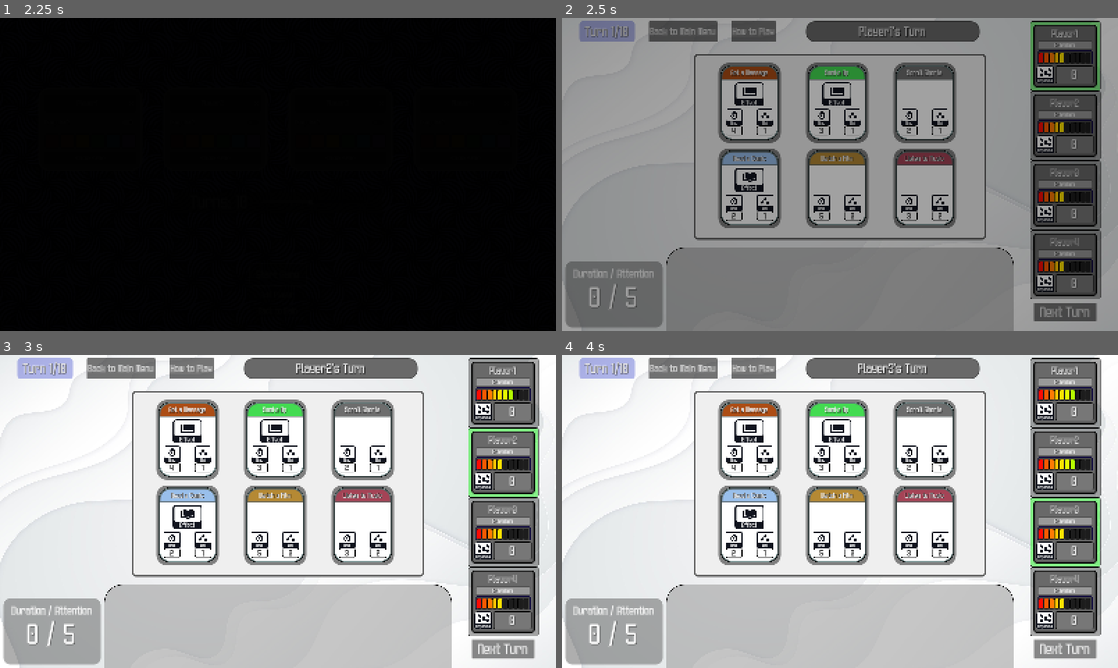
Above: before the commit, frames 1-4 (two rows, left to right).
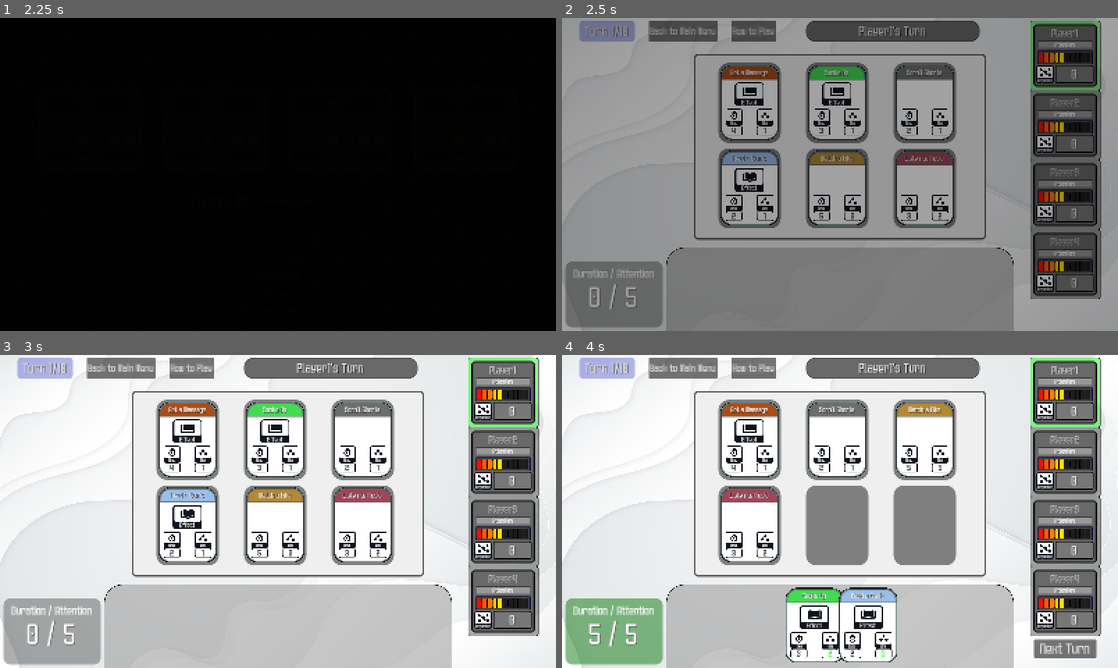
Above: after the commit, the same moments.

Repository: Monowog/Multi-Task-King
Game: Godot game, scene res://Scenes/MainMenu.tscn
Same seed, same stepped clock (60 frames per second), same inputs: the game is played once before the commit and once after it.
Inputs (mouse positions are in pixels of both pictures, inside the frame that each line leads up to):
- Up to frame 1 (2.25 s): click "New Game" at 0.5 s; click (127, 121) at 1.27 s; click "Start Game" at 2 s
- Up to frame 2 (2.5 s): no input
- Up to frame 3 (3 s): click (500, 649) at 2.75 s, where only the run before the commit has a clickable "Next Turn"
- Up to frame 4 (4 s): click (1062, 649) at 3.5 s, where only the run before the commit has a clickable "Next Turn"

Frame 1 is identical in both runs. In frame 2, 1.8% of the frame differs, in the area x 4-97%, y 0-97%; in frame 3, 3.5%; in frame 4, 17%, in the area x 0-97%, y 0-99%.

Commit message:
Added computer opponents

Diff:
--- a/Scenes/PlayerSelect.tscn
+++ b/Scenes/PlayerSelect.tscn
@@ -185,6 +185,7 @@
 text = "Remove Player"
 
 [connection signal="text_changed" from="MarginContainer/StatMargin/Stats/NameInput" to="." method="_on_name_input_text_changed"]
+[connection signal="toggled" from="MarginContainer/StatMargin/Stats/Computer/ComputerOption" to="." method="_on_computer_option_toggled"]
 [connection signal="gui_input" from="MarginContainer/StatMargin/Stats/ColorOptions/ColorOption1" to="." method="_on_color_option_1_gui_input"]
 [connection signal="gui_input" from="MarginContainer/StatMargin/Stats/ColorOptions/ColorOption2" to="." method="_on_color_option_2_gui_input"]
 [connection signal="gui_input" from="MarginContainer/StatMargin/Stats/ColorOptions/ColorOption3" to="." method="_on_color_option_3_gui_input"]
--- a/Scenes/Playspace.tscn
+++ b/Scenes/Playspace.tscn
@@ -266,7 +266,7 @@
 theme_override_constants/margin_bottom = 40
 
 [node name="PlayerSlots" type="VBoxContainer" parent="PlayspaceMargin"]
-custom_minimum_size = Vector2(160, 0)
+custom_minimum_size = Vector2(160, 865)
 layout_mode = 2
 size_flags_horizontal = 8
 theme_override_constants/separation = 0
@@ -436,6 +436,7 @@
 [node name="Spacer" type="MarginContainer" parent="PlayspaceMargin/PlayMargin/TurnTextContainer"]
 custom_minimum_size = Vector2(300, 0)
 layout_mode = 2
+mouse_filter = 2
 
 [node name="TurnTextPanel" type="PanelContainer" parent="PlayspaceMargin/PlayMargin/TurnTextContainer"]
 custom_minimum_size = Vector2(500, 60)
@@ -600,11 +601,6 @@
 texture = ExtResource("9_xkknd")
 expand_mode = 1
 
-[node name="TrashCan" type="Control" parent="."]
-anchors_preset = 0
-offset_right = 40.0
-offset_bottom = 40.0
-
 [connection signal="pressed" from="PlayspaceMargin/PlayerMargin/PlayerController/NextButton" to="." method="_on_next_button_pressed"]
 [connection signal="pressed" from="PlayspaceMargin/Buttons/BackButton" to="." method="_on_back_button_pressed"]
 [connection signal="pressed" from="PlayspaceMargin/Buttons/How to Play" to="." method="_on_how_to_play_pressed"]
--- a/Scripts/action_card.gd
+++ b/Scripts/action_card.gd
@@ -26,7 +26,7 @@
 
 func _on_click_box_gui_input(event: InputEvent) -> void:
 	if event is InputEventMouseButton and event.is_pressed():
-		if event.button_index == MOUSE_BUTTON_LEFT:
+		if event.button_index == MOUSE_BUTTON_LEFT && GlobalData.actionsEnabled:
 			baseDopamine = -1
 			duration = -1
 			cardName = ""
@@ -44,7 +44,7 @@
 
 func _update_action_stats() -> void:
 	if currDopamine > baseDopamine:
-		amiText.add_theme_color_override("font_color", Color.AQUAMARINE)
+		amiText.add_theme_color_override("font_color", Color.GREEN)
 	else:
 		amiText.add_theme_color_override("font_color", Color.BLACK)
 	amiText.text = str(currDopamine)
--- a/Scripts/global_data.gd
+++ b/Scripts/global_data.gd
@@ -4,6 +4,7 @@
 @export var num_turns = 10
 @export var player_names = ["Player1","Player2","Player3","Player4"]
 @export var player_colors : Array[Color]
+@export var computer_players = [false, false, false, false]
 
 @export var sfx_list : Array[AudioStream]
 
@@ -43,6 +44,9 @@
 
 var rng = RandomNumberGenerator.new()
 
+var computerActions : Array[String]
+var actionsEnabled = true
+
 var winners : Array[String]
 var winningScores : Array[int]
 var winningColors : Array[Color]
--- a/Scripts/player_select.gd
+++ b/Scripts/player_select.gd
@@ -1,6 +1,8 @@
 extends Control
 
 @onready var background = $"MarginContainer/BackgroundPanel"
+
+@onready var computerOption = $"MarginContainer/StatMargin/Stats/Computer/ComputerOption"
 
 @onready var colorOption1 = $"MarginContainer/StatMargin/Stats/ColorOptions/ColorOption1"
 @onready var colorOption2 = $"MarginContainer/StatMargin/Stats/ColorOptions/ColorOption2"
@@ -16,6 +18,7 @@
 	$"MarginContainer/StatMargin/Stats/NameInput".text = GlobalData.player_names[self.get_index()]
 	background.add_theme_stylebox_override("panel", new_stylebox)
 	background.get_theme_stylebox("panel").bg_color = GlobalData.player_colors[self.get_index()]
+	computerOption.button_pressed = GlobalData.computer_players[self.get_index()]
 
 func _on_remove_button_pressed() -> void:
 	if GlobalData.num_players > 2:
@@ -56,3 +59,6 @@
 	if event is InputEventMouseButton:
 		GlobalData.player_colors[self.get_index()] = colorOption6.get_theme_stylebox("panel").bg_color
 		background.get_theme_stylebox("panel").bg_color = GlobalData.player_colors[self.get_index()]
+
+func _on_computer_option_toggled(toggled_on: bool) -> void:
+	GlobalData.computer_players[self.get_index()] = computerOption.button_pressed
--- a/Scripts/playspace.gd
+++ b/Scripts/playspace.gd
@@ -6,6 +6,7 @@
 @onready var actionOptions = $"PlayspaceMargin/PlayMargin/PlaymatMargin/ActionMargin/MarginContainer/ActionOptions"
 @onready var hand = $"HandMargin/HandSubmargin/HandCards"
 @onready var turnText = $"PlayspaceMargin/Buttons/TurnPanel/Turn"
+@onready var nextButton = $"PlayspaceMargin/PlayerMargin/PlayerController/NextButton"
 
 #turn text box
 @onready var playerTurnPanel = $"PlayspaceMargin/PlayMargin/TurnTextContainer/TurnTextPanel"
@@ -44,6 +45,8 @@
 	SignalManager.reorder_players.connect(_reorder_players)
 	SignalManager.show_tooltip.connect(_show_tooltip)
 	SignalManager.hide_tooltip.connect(_hide_tooltip)
+
+	GlobalData.actionsEnabled = true
 
 	for cardName in GlobalData.deck_dict: #for each card type
 		for x in range(GlobalData.deck_dict[cardName]): #add x cards of that type to deck
@@ -66,6 +69,12 @@
 	attentionPanel.get_theme_stylebox("panel").bg_color = attentionColors[0]
 	update_player_turn_text(GlobalData.player_names[0], GlobalData.player_colors[0])
 
+	if GlobalData.computer_players[0]:
+		nextButton.visible = false
+		computer_turn()
+		await SignalManager.computer_turn_over
+		nextButton.visible = true
+
 func swap_cards(index1 : int, index2 : int):
 	var temp = deckList[index1]
 	deckList[index1] = deckList[index2]
@@ -87,6 +96,9 @@
 	return topCard
 
 func _on_next_button_pressed() -> void:
+	next_player()
+
+func next_player():
 	if currentDuration > playerAttentions[playerOrder[activePlayer]]: #not enough attention
 		SignalManager.play_action_noise.emit(7)
 	else:
@@ -94,7 +106,7 @@
 		attentionPanel.get_theme_stylebox("panel").bg_color = attentionColors[0]
 
 		playerScores[playerOrder[activePlayer]] += get_total_dopamine() #add points to total
-		if cardsTaken == 0 && playerAttentions[playerOrder[activePlayer]] <= 4: #bonus for skipping turn with low attn
+		if cardsTaken == 0 && playerAttentions[playerOrder[activePlayer]] <= 4: #bonus for skipping turn with low attention
 			playerAttentions[playerOrder[activePlayer]] += 3
 		else:
 			playerAttentions[playerOrder[activePlayer]] += 2 - cardsTaken
@@ -107,6 +119,7 @@
 		cardsTaken = 0 #Reset player variables
 		currentDuration = 0
 		currentDopamine = 0
+		GlobalData.actionsEnabled = true
 
 		if activePlayer < GlobalData.num_players - 1: #next player
 			activePlayer += 1
@@ -131,8 +144,13 @@
 			card.queue_free()
 
 		update_player_turn_text(GlobalData.player_names[playerOrder[activePlayer]], GlobalData.player_colors[playerOrder[activePlayer]])
-		attentionText.text = str(currentDuration) + " / " + str(playerAttentions[playerOrder[activePlayer]])
-
+		update_attention_text()
+
+		if GlobalData.computer_players[playerOrder[activePlayer]]:
+			nextButton.visible = false
+			computer_turn()
+			await SignalManager.computer_turn_over
+			nextButton.visible = true
 
 func get_first_player() -> int:
 	var first = playerScores.min()
@@ -157,31 +175,37 @@
 func _on_action_clicked(action: Node, actionName: String, duration: int, dopamine: int):
 	if action.get_parent().name == "ActionOptions": #add to hand
 		cardsTaken += 1
-		currentDuration += duration
-
-		if currentDuration > playerAttentions[playerOrder[activePlayer]]:
-			attentionPanel.get_theme_stylebox("panel").bg_color = attentionColors[1]
-		elif currentDuration == playerAttentions[playerOrder[activePlayer]]:
-			attentionPanel.get_theme_stylebox("panel").bg_color = attentionColors[2]
-		attentionText.text = str(currentDuration) + " / " + str(playerAttentions[playerOrder[activePlayer]])
-
-		var newCard = GlobalData.card_list[actionName].instantiate()
-		hand.add_child(newCard)
+
+		add_to_hand(actionName)
+		update_attention_text()
 
 	elif action.get_parent().name == "HandCards": #add to action options
 		cardsTaken -= 1
 		currentDuration -= duration
 
-		if currentDuration < playerAttentions[playerOrder[activePlayer]]:
-			attentionPanel.get_theme_stylebox("panel").bg_color = attentionColors[0]
-		elif currentDuration == playerAttentions[playerOrder[activePlayer]]:
-			attentionPanel.get_theme_stylebox("panel").bg_color = attentionColors[2]
-		attentionText.text = str(currentDuration) + " / " + str(playerAttentions[playerOrder[activePlayer]])
-		var newCard = GlobalData.card_list[actionName].instantiate()
-		actionOptions.add_child(newCard)
+		update_attention_text()
+		add_to_options(actionName)
 
 	update_actions()
 	SignalManager.play_action_noise.emit(cardsTaken)
+
+func add_to_hand(actionName: String):
+	var newCard = GlobalData.card_list[actionName].instantiate()
+	hand.add_child(newCard)
+	currentDuration += newCard.duration
+
+func add_to_options(actionName: String):
+	var newCard = GlobalData.card_list[actionName].instantiate()
+	actionOptions.add_child(newCard)
+
+func update_attention_text():
+	if currentDuration < playerAttentions[playerOrder[activePlayer]]:
+		attentionPanel.get_theme_stylebox("panel").bg_color = attentionColors[0]
+	elif currentDuration > playerAttentions[playerOrder[activePlayer]]:
+		attentionPanel.get_theme_stylebox("panel").bg_color = attentionColors[1]
+	elif currentDuration == playerAttentions[playerOrder[activePlayer]]:
+		attentionPanel.get_theme_stylebox("panel").bg_color = attentionColors[2]
+	attentionText.text = str(currentDuration) + " / " + str(playerAttentions[playerOrder[activePlayer]])
 
 func _show_tooltip(cardName: String, effect: String, background: Color, isAction: bool, duration: int, baseDopamine: int):
 	tooltipName.text = cardName
@@ -237,3 +261,120 @@
 	for card in hand.get_children():
 		currentDopamine += card.currDopamine
 	return currentDopamine
+
+func computer_turn() -> void:
+	GlobalData.actionsEnabled = false
+
+	await get_tree().create_timer(0.7).timeout
+
+	var playstyle : String
+
+	if GlobalData.num_turns - currTurn < 2:
+		playstyle = "aggressive"
+	elif playerAttentions[playerOrder[activePlayer]] < 5:
+		playstyle = "passTurn"
+	else:
+		var patientChance = 10 + (float(GlobalData.num_turns-currTurn)/GlobalData.num_turns) * 40
+		if GlobalData.rng.randf()*100 < patientChance:
+			playstyle = "patient"
+		else:
+			playstyle = "aggressive"
+
+	var choices = find_choices(playstyle)
+
+	for choice in choices:
+		await get_tree().create_timer(0.40).timeout
+		remove_from_options(choice)
+		add_to_hand(choice)
+		cardsTaken += 1
+		SignalManager.play_action_noise.emit(cardsTaken)
+		update_attention_text()
+
+	update_actions()
+	SignalManager.computer_turn_over.emit()
+
+func find_choices(playstyle: String) -> Array[String]:
+	var choices: Array[String] = []
+	match playstyle:
+		"aggressive":
+			var max = 0
+			for subset in get_all_subsets([0,1,2,3,4,5]):
+				if max < evaluate(subset):
+					max = evaluate(subset)
+					choices.clear()
+					for x in subset:
+						choices.append(actionOptions.get_child(x).cardName)
+				elif max == evaluate(subset) && subset.size() < choices.size():
+					choices.clear()
+					for x in subset:
+						choices.append(actionOptions.get_child(x).cardName)
+		"patient":
+			var maxDuration = 0
+			for card in actionOptions.get_children():
+				if card.duration > maxDuration && card.duration <= playerAttentions[playerOrder[activePlayer]]:
+					maxDuration = card.duration
+					choices.clear()
+					choices.append(card.card_data.cardName)
+		"passTurn":
+			pass
+		_:
+			pass
+
+	return choices
+
+func evaluate(subset: Array) -> int:
+	var totalDopamine = 0
+	var totalDuration = 0
+
+	for x in subset: #check if viable subset
+		totalDuration += actionOptions.get_child(x).card_data.duration
+
+	if totalDuration > playerAttentions[playerOrder[activePlayer]]: #not enough attention
+		return -1
+
+	for x in subset: #add dopamine and modifiers
+		totalDopamine += actionOptions.get_child(x).card_data.baseDopamine
+		match actionOptions.get_child(x).cardName:
+			"Smoke Up":
+				totalDopamine += subset.size()-1
+			"Read a Comic":
+				if activePlayer == 0:
+					totalDopamine += 2
+			"Daydream":
+				var mod = -1
+				for y in subset:
+					if actionOptions.get_child(y).duration <= 3:
+						mod += 1
+				totalDopamine += mod
+			_:
+				pass
+
+	for x in subset: #apply multipliers
+		match actionOptions.get_child(x).cardName:
+			"Get a Massage":
+				totalDopamine *= 2
+			_:
+				pass
+
+	return totalDopamine
+
+
+func get_all_subsets(items: Array[int]) -> Array[Array]:
+	var all_subsets: Array[Array] = []
+	var n: int = items.size()
+	# Total combinations are 2^n. Iterate through all possible binary numbers
+	# from 0 to 2^n - 1. Each number represents a combination.
+	for i in range(1 << n):
+		var current_subset: Array = []
+		for j in range(n):
+			# Check if the j-th bit is set in the current number 'i'
+			if (i >> j) & 1:
+				current_subset.append(items[j])
+		all_subsets.append(current_subset)
+	return all_subsets
+
+func remove_from_options(actionName: String):
+	for card in actionOptions.get_children():
+		if card.card_data.cardName == actionName:
+			card.queue_free()
+			return
--- a/Scripts/signal_manager.gd
+++ b/Scripts/signal_manager.gd
@@ -21,6 +21,11 @@
 signal update_player_slot(activeIndex: int)
 signal update_attention(activeIndex: int, attention: int)
 
+#Computer Signals
+signal disable_actions()
+signal enable_actions()
+signal computer_turn_over()
+
 #Game Signals
 signal draw_card(cardName: String)
 signal card_taken(duration: int, baseDopamine: int)
